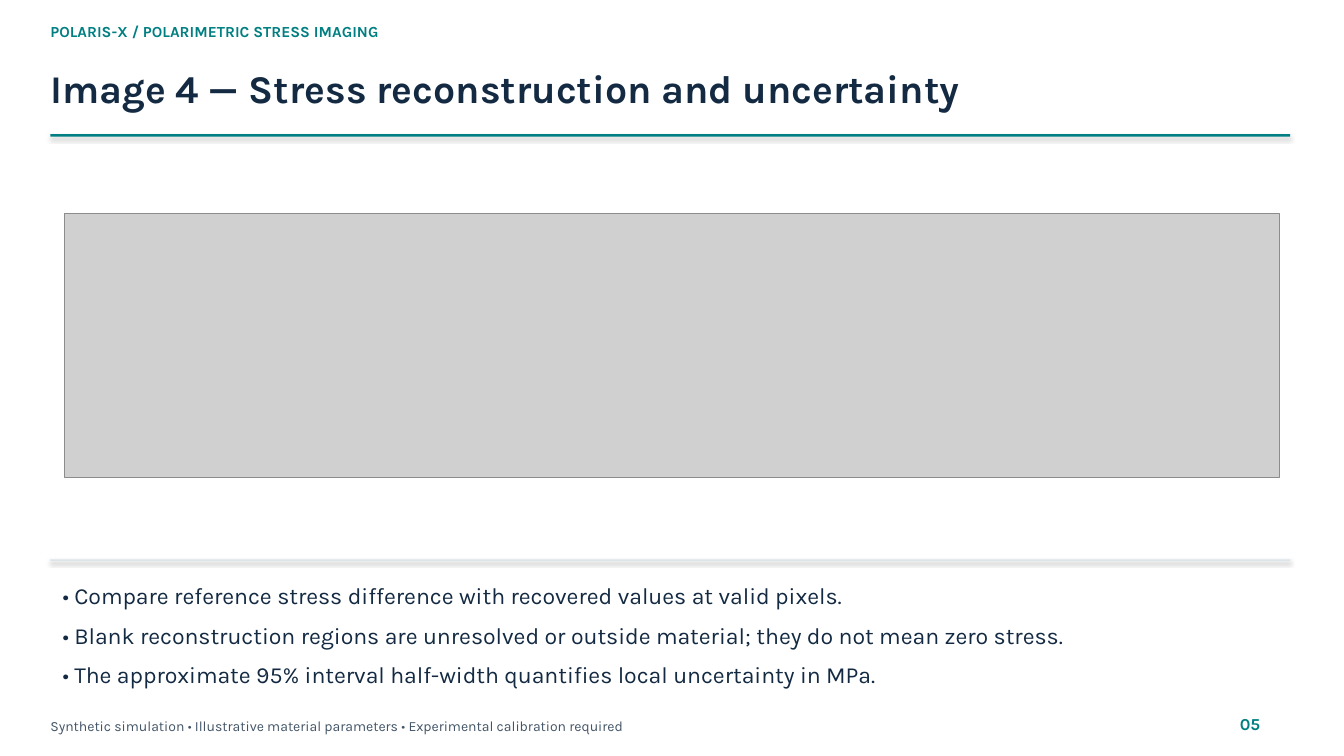
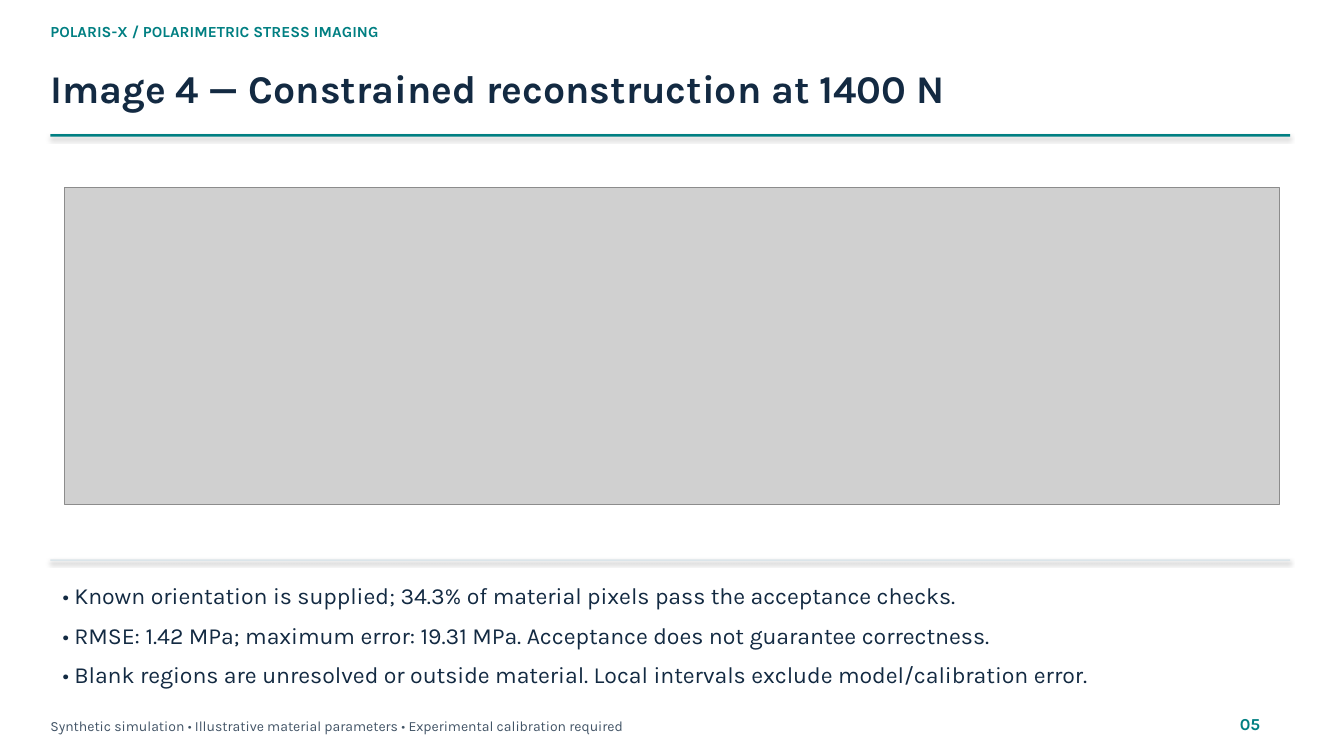
Before and after one commit to Aemili09/POLARIS, a slide deck: slide 5 of presentation/POLARIS-X_Numbered_Figures.pptx. Drawn at 1344x756 pixels with LibreOffice and Linux fonts; fonts in the diff are those of the drawing; grey boxes stand for pictures. Boxes give left, top, right and bottom in pixels: in the first picture for what was removed or moved away, otherwise in the second. Text is boxed around its words. In the diff, an @@ line names an element or a change of style, - is before the commit and + after.

```diff
--- a/presentation/POLARIS-X_Numbered_Figures.pptx
+++ b/presentation/POLARIS-X_Numbered_Figures.pptx
@@ text at (x1=50, y1=75, x2=944, y2=113): text changed @@
-Image 4 — Stress reconstruction and uncertainty
+Image 4 — Constrained reconstruction at 1400 N
@@ picture resized from (x1=65, y1=214, x2=1279, y2=478) to (x1=65, y1=188, x2=1279, y2=504) @@
@@ text at (x1=74, y1=588, x2=956, y2=610): text changed @@
-• Compare reference stress difference with recovered values at valid pixels.
+• Known orientation is supplied; 34.3% of material pixels pass the acceptance checks.
@@ text at (x1=74, y1=628, x2=989, y2=649): text changed @@
-• Blank reconstruction regions are unresolved or outside material; they do not mean zero stress.
+• RMSE: 1.42 MPa; maximum error: 19.31 MPa. Acceptance does not guarantee correctness.
@@ text at (x1=74, y1=666, x2=1087, y2=689): text changed @@
-• The approximate 95% interval half-width quantifies local uncertainty in MPa.
+• Blank regions are unresolved or outside material. Local intervals exclude model/calibration error.
```
Also in this commit, not shown: 3 other slides changed, 17 other files.
